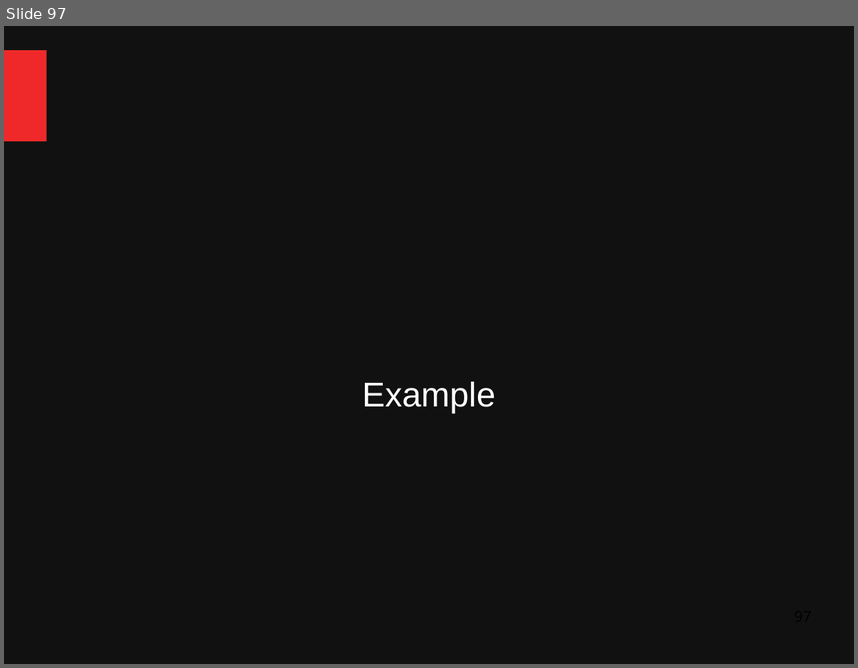
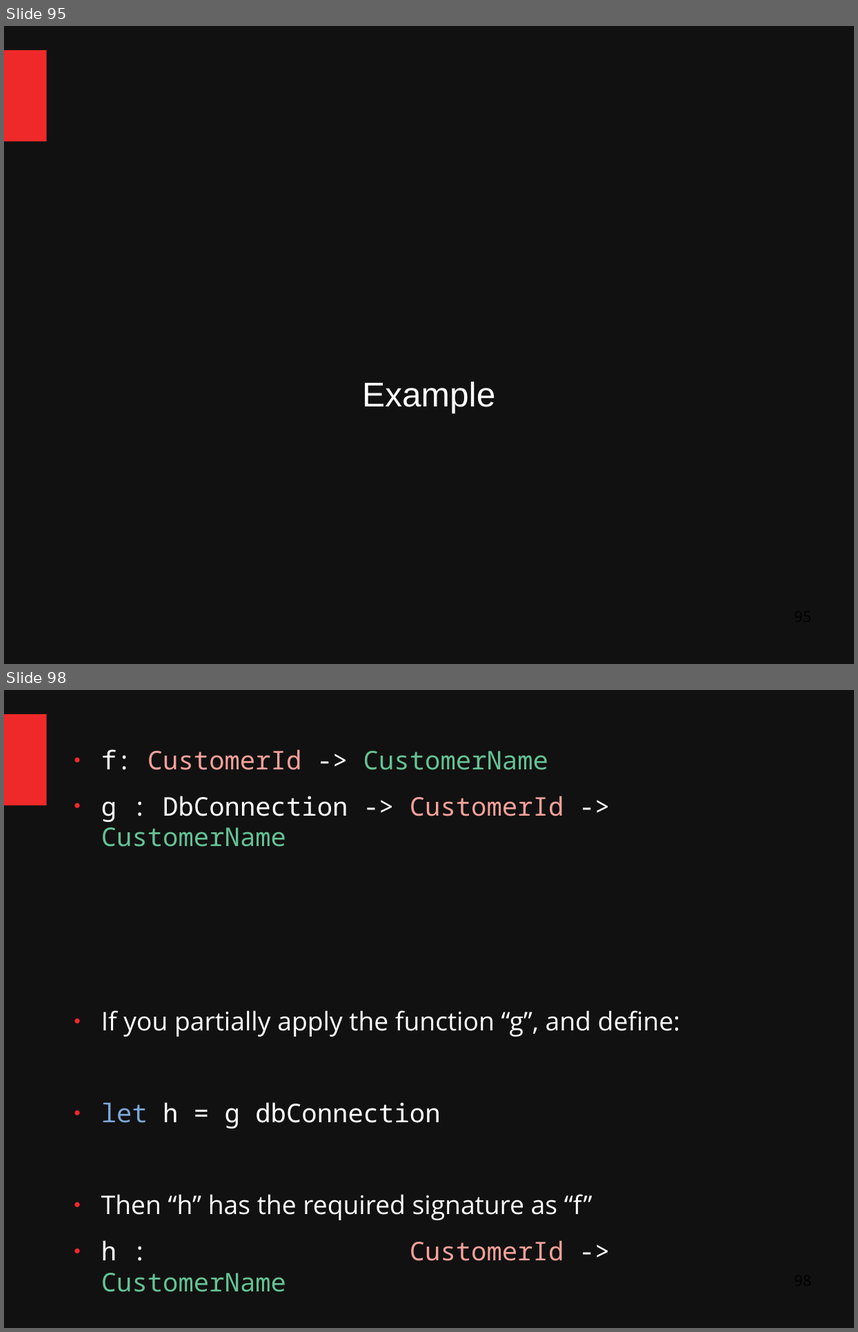
Before and after one commit to ChangHaiBin/FSharpPowerPoint, a slide deck: FSharp Talk Dark2.odp. Shown one above the other, each under a label of ours: slide 97 before the commit, slides 95 and 98 after it; the slides between them are not shown. The pictures are 858x668 and 858x1332 pixels, drawn with LibreOffice and Linux fonts; fonts in the diff are those of the drawing. Boxes give left, top, right and bottom in pixels: in the first picture for what was removed or moved away, otherwise in the second. Text is boxed around its words. In the diff, an @@ line names an element or a change of style, - is before the commit and + after.

```diff
--- a/FSharp Talk Dark2.odp
+++ b/FSharp Talk Dark2.odp
@@ slide 98 added at (x1=4, y1=690, x2=854, y2=1328), background #111111; not listed: 1 template element that a slide beside it also shows @@
@@ text added at (x1=101, y1=749, x2=680, y2=1220), 24 pt, text #FFFFFF @@
+● f: CustomerId -> CustomerName
+● g : DbConnection -> CustomerId -> CustomerName
+● If you partially apply the function “g”, and define:
+● let h = g dbConnection
+● Then “h” has the required signature as “f”
+● h : CustomerId -> CustomerName
@@ what was slide 97 is now slide 95 @@
```
Also in this commit, not shown: 13 other slides added, 1 other file.
